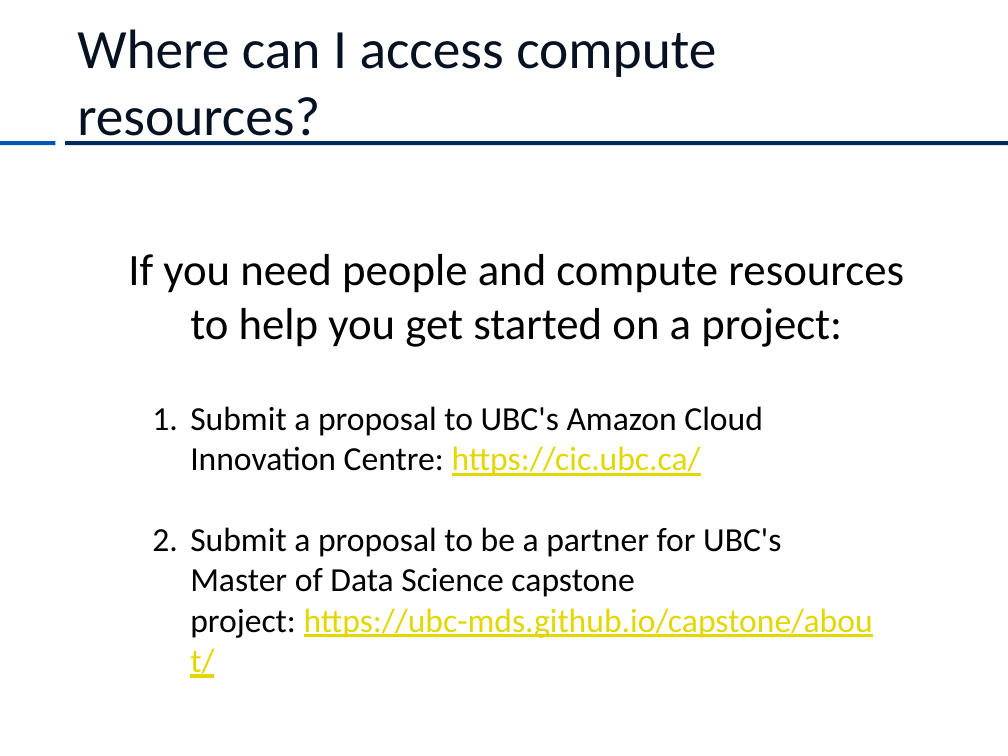
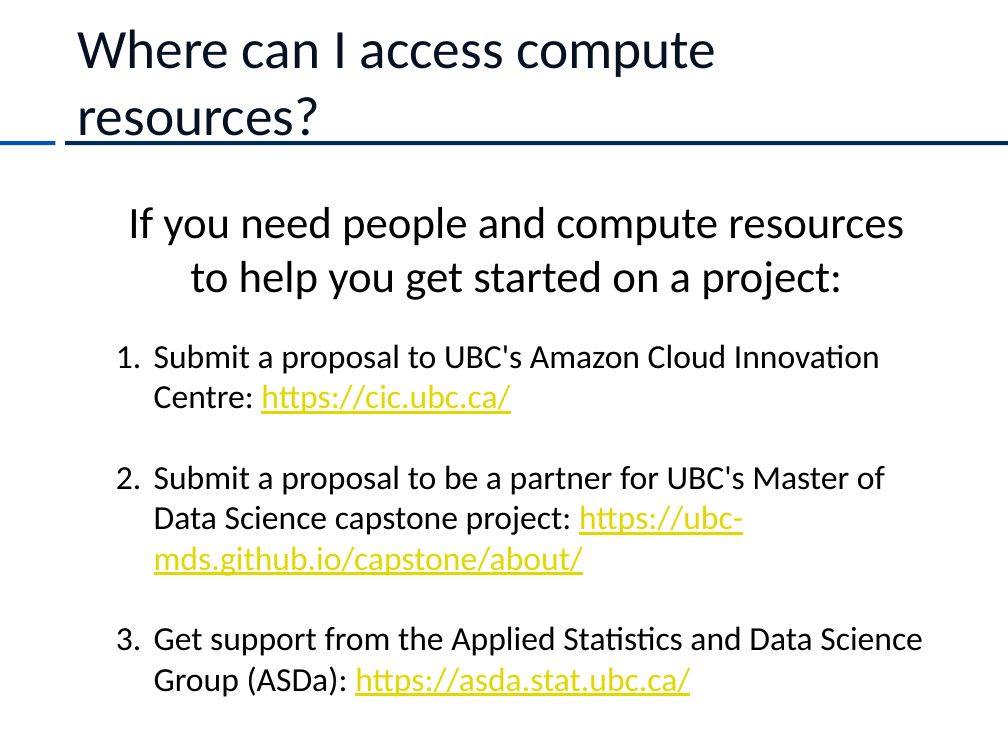
Before and after one commit to UBC-MDS/how-do-you-do-it, a slide deck: slide 25 of DataScienceHealth2020_DS-how-do-you-do-it.pptx. Drawn at 1008x756 pixels with LibreOffice and Linux fonts; fonts in the diff are those of the drawing. Boxes give left, top, right and bottom in pixels: in the first picture for what was removed or moved away, otherwise in the second. Text is boxed around its words. In the diff, an @@ line names an element or a change of style, - is before the commit and + after.

Commit message:
added ASDa

```diff
--- a/DataScienceHealth2020_DS-how-do-you-do-it.pptx
+++ b/DataScienceHealth2020_DS-how-do-you-do-it.pptx
@@ text "If you need people and ..." moved from (x1=128, y1=254, x2=904, y2=347) to (x1=128, y1=207, x2=904, y2=300) @@
@@ text "Submit a proposal to UBC's ..." moved from (x1=190, y1=406, x2=873, y2=638) to (x1=154, y1=344, x2=923, y2=697) @@
@@ text at (x1=154, y1=626, x2=923, y2=697): paragraph added @@
+3. Get support from the Applied Statistics and Data Science Group (ASDa): https://asda.stat.ubc.ca/
```
Also in this commit, not shown: 1 other file.
